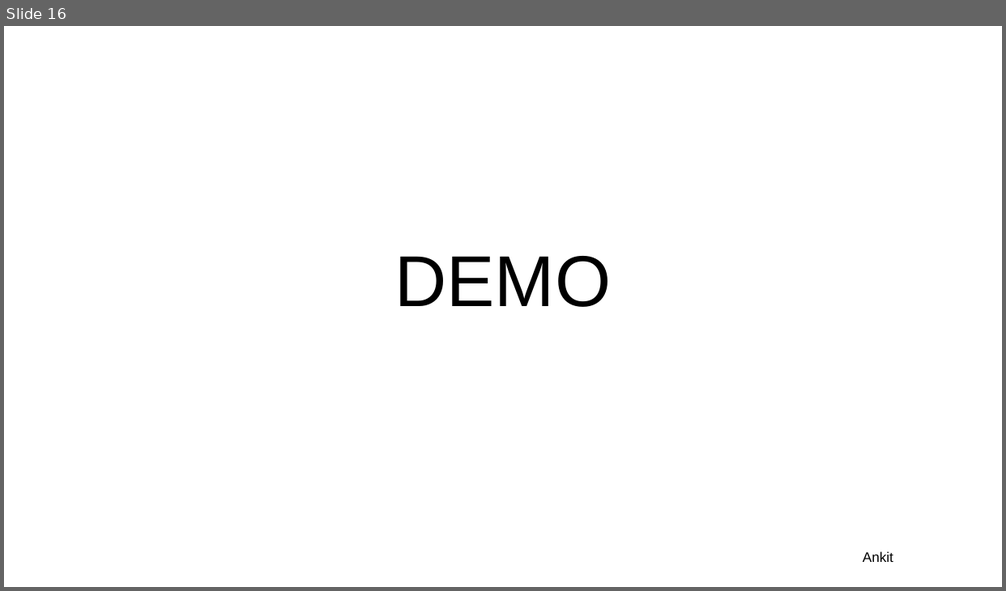
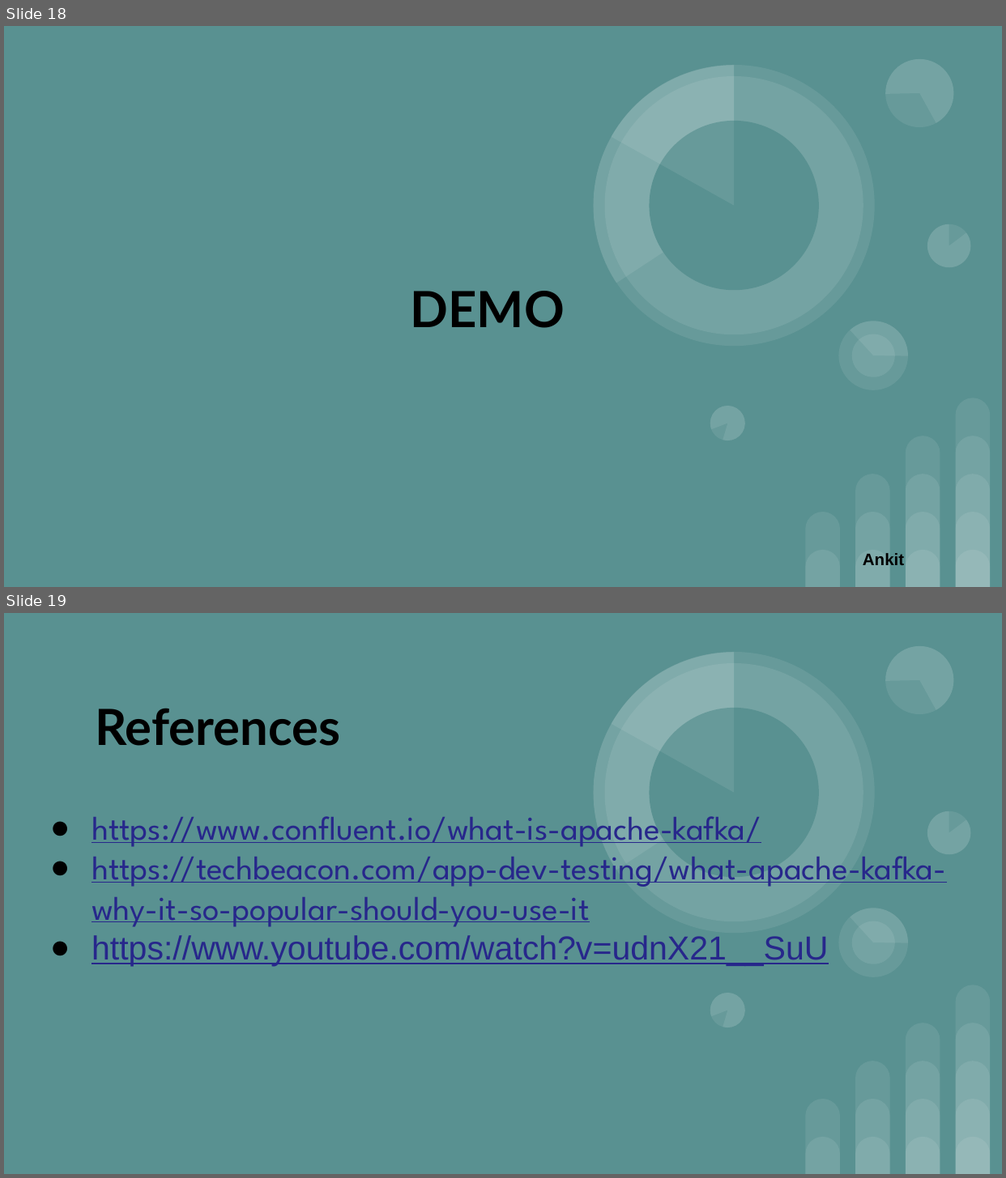
Before and after one commit to AnkitPrakash687/kafka-group06, a slide deck: docs/Group 6 Kafka.pptx. Shown one above the other, each under a label of ours: slide 16 before the commit, slides 18 and 19 after it. The pictures are 1006x591 and 1006x1178 pixels, drawn with LibreOffice and Linux fonts; fonts in the diff are those of the drawing. Boxes give left, top, right and bottom in pixels: in the first picture for what was removed or moved away, otherwise in the second. Text is boxed around its words. In the diff, an @@ line names an element or a change of style, - is before the commit and + after.

```diff
--- a/docs/Group 6 Kafka.pptx
+++ b/docs/Group 6 Kafka.pptx
@@ slide 19 added at (4,613,1002,1174), background #599191; not listed: 28 template elements that a slide beside it also shows @@
@@ title added at (95,709,340,746), 36 pt, text #000000, bold @@
+References
@@ subtitle added at (91,816,946,966), 24 pt, text #27278B, underline @@
+● https://www.confluent.io/what-is-apache-kafka/
+● https://techbeacon.com/app-dev-testing/what-apache-kafka-why-it-so-popular-should-you-use-it
+● https://www.youtube.com/watch?v=udnX21__SuU
@@ what was slide 16 is now slide 18 @@
@@ slide 18 changed as well @@
@@ background #FFFFFF to #599191 @@
@@ title "DEMO": place and size @@
-title "DEMO" at (395,256,612,307)
+title "DEMO" at (411,291,565,328)
@@ title "DEMO" at (411,291,565,328): size 52 to 36 pt, font Arial to Lato, bold on; vertical alignment bottom to middle @@
@@ group added at (555,26,970,446): 8 ellipses, 6 pie slice (boxed as its full ellipse)s @@
@@ text "Ankit" at (863,553,904,565): size 10 to 12 pt, bold on @@
@@ group added at (805,399,990,587): 14 round same rects @@
```
Also in this commit, not shown: 14 other slides changed, 4 other slides added, 2 slides removed.
